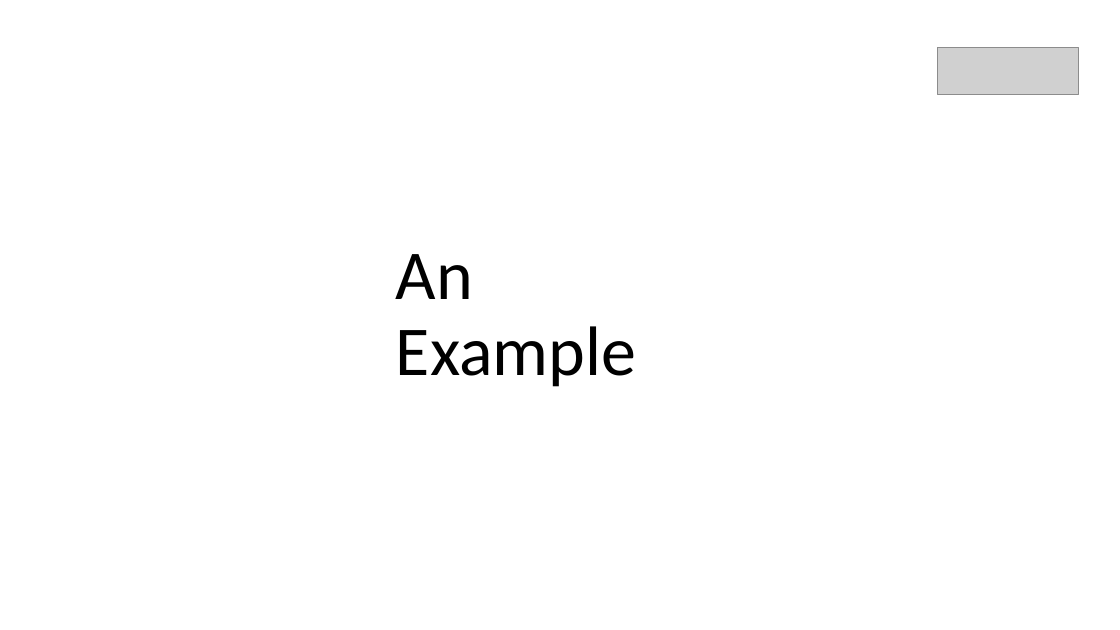
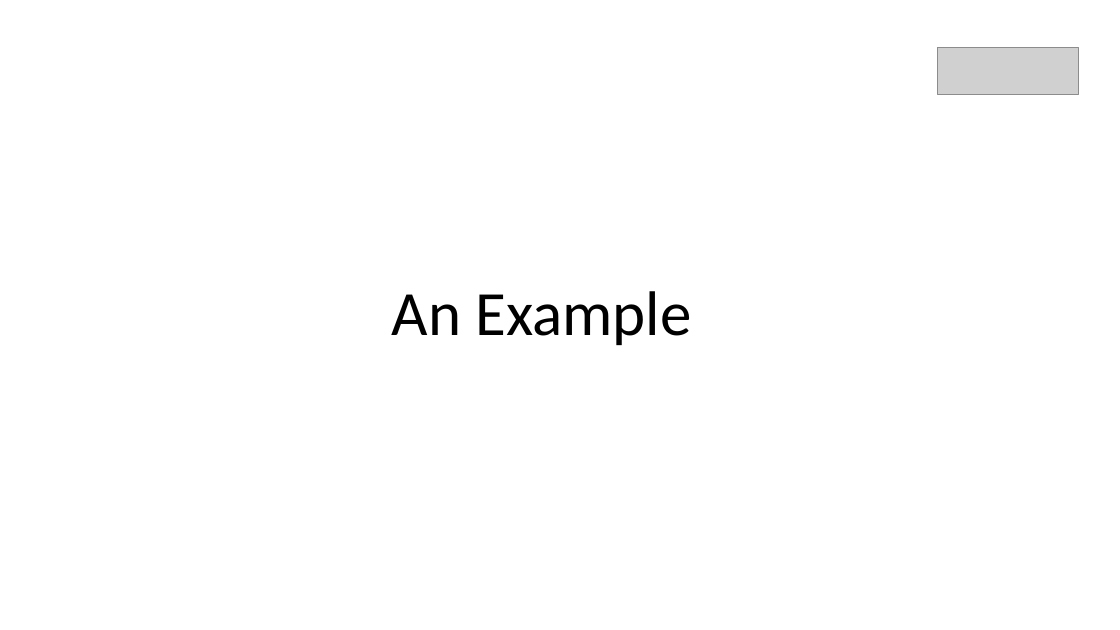
Before and after one commit to fs2019-atml/face-to-cartoon, a slide deck: slide 7 of Presentation_FaceToCartoon.pptx (slide 6 before the commit). Drawn at 1120x630 pixels with LibreOffice and Linux fonts; fonts in the diff are those of the drawing; grey boxes stand for pictures. Boxes give left, top, right and bottom in pixels: in the first picture for what was removed or moved away, otherwise in the second. Text is boxed around its words. In the diff, an @@ line names an element or a change of style, - is before the commit and + after.

```diff
--- a/Presentation_FaceToCartoon.pptx
+++ b/Presentation_FaceToCartoon.pptx
@@ title "An Example" at (392, 291, 691, 345): size 60 to 54 pt @@
```
Also in this commit, not shown: 2 other slides changed, 2 slides added, 1 slide removed.
